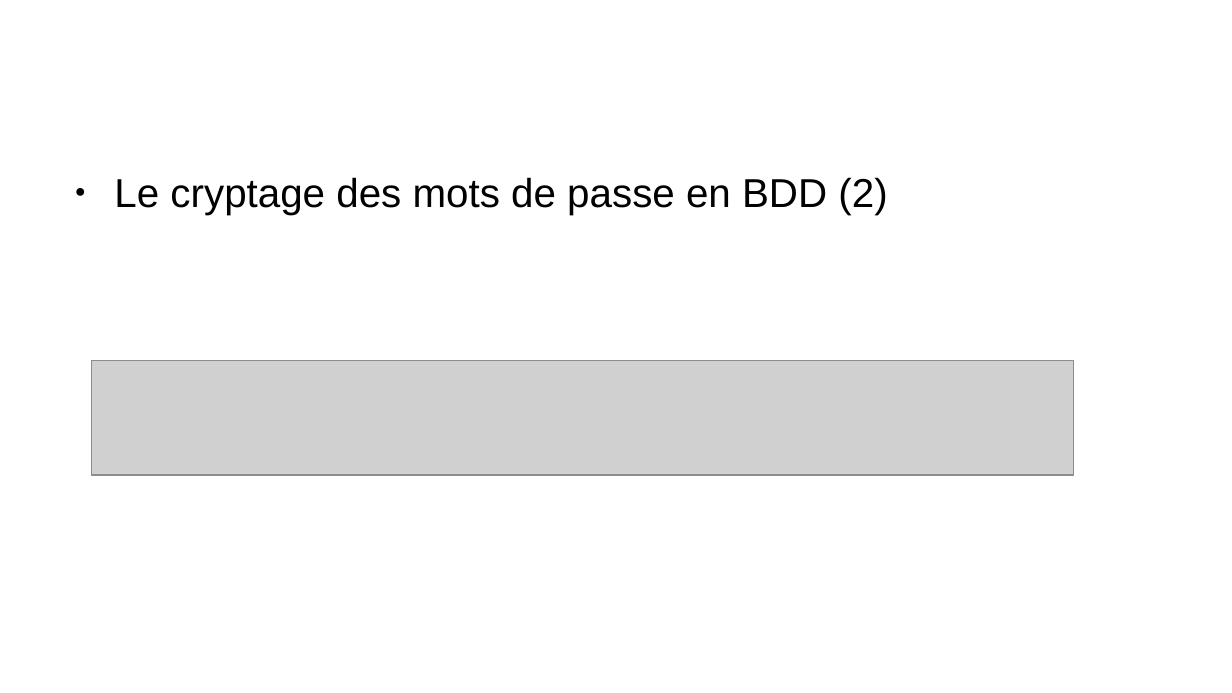
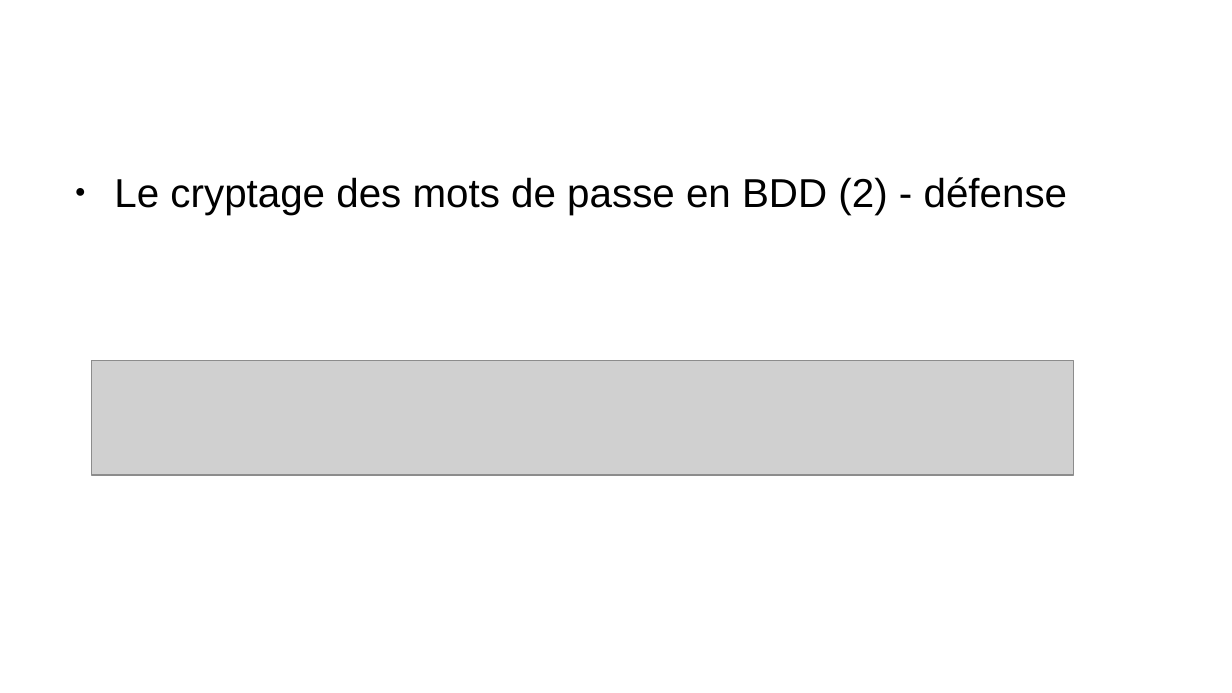
Before and after one commit to laurentpicardLP2/smartFitness, a slide deck: slide 15 of docs/oral/presOralSlideJeremy.odp. Drawn at 1232x693 pixels with LibreOffice and Linux fonts; fonts in the diff are those of the drawing; grey boxes stand for pictures; background and template pictures are left out. Boxes give left, top, right and bottom in pixels: in the first picture for what was removed or moved away, otherwise in the second. Text is boxed around its words. In the diff, an @@ line names an element or a change of style, - is before the commit and + after.

```diff
--- a/docs/oral/presOralSlideJeremy.odp
+++ b/docs/oral/presOralSlideJeremy.odp
@@ text at [170,177,1068,215]: text changed @@
-● Le cryptage des mots de passe en BDD (2)
+● Le cryptage des mots de passe en BDD (2) - défense
```
Also in this commit, not shown: 4 other slides changed, 3 slides added, 6 other files.
